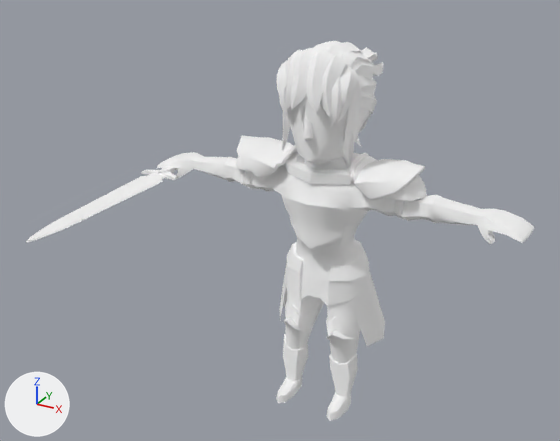
One commit to the glTF model godot/assets/models/warrior.glb: the scene before it, then after it.
Camera for both pictures: a 50 mm lens placed at (2.34, -4.95, 3.99), pointed at (-0.14, -0.44, 1.73). The axes (+X, +Y, +Z) are drawn at lower left. The lights are the same throughout. The picture after the commit comes second. Where no turn or scale is listed for an object, it has been applied to the vertices.

The first picture shows 'Face', 'ShoulderPad.L', 'ShoulderPad.R', 'Warrior_Body', 'Warrior_Sword'.
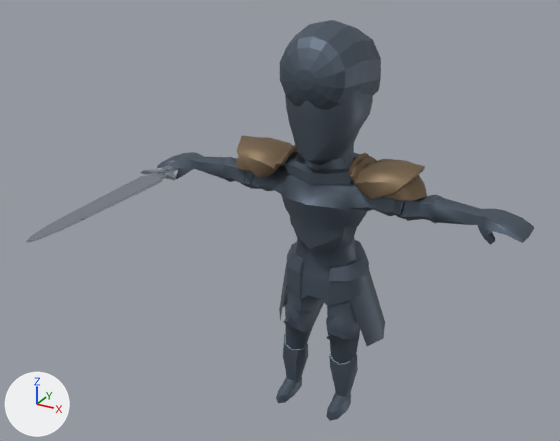
Boxes (x1, y1, x2, y2) around the edits, measured in the pictures (560 x 441 px):
'Warrior_Body', recoloured (white to greyish blue)
    both: (156, 100, 534, 421)
'Face', deleted
    before: (276, 41, 383, 163)
'Helmet2', added
    after: (280, 20, 381, 110)
'ShoulderPad.L', recoloured (white to brown)
    both: (349, 153, 427, 201)
'Warrior_Sword', recoloured (white to grey)
    both: (26, 165, 178, 242)
'ShoulderPad.R', recoloured (white to brown)
    both: (235, 135, 297, 178)

The change in detail:
Material 'Tarnished bronze' (mat_tarnished_bronze) is new.
Its base color is (0.23, 0.16, 0.095) (brown #846f57).
Its metallic is 0.6.
Its roughness is 0.55.
Material 'Blade steel' (mat_blade_steel) is new.
Its base color is (0.3, 0.34, 0.39) (grey #959ea8).
Its metallic is 0.8.
Its roughness is 0.55.
Material 'Night iron' (mat_night_iron) is new.
Its base color is (0.1, 0.13, 0.17) (greyish blue #596573).
Its metallic is 0.65.
Its roughness is 0.55.
me_ncl1_29_005 has 761 vertices, 1512 faces and spans x -1.52..1.52, y -0.32..0.61, z 0.0..2.89.
me_ncl1_29_005 no longer uses material mat_warrior_texture (white #ffffff).
me_ncl1_29_005 gains material mat_night_iron (greyish blue #596573).
me_ncl1_29_000 has 128 vertices, 248 faces and spans x -0.271..0.271, y -0.229..0.229, z -0.123..0.123.
me_ncl1_29_000 no longer uses material mat_warrior_texture (white #ffffff).
me_ncl1_29_000 gains material mat_tarnished_bronze (brown #846f57).
me_cylinder_001 has 452 vertices, 712 faces and spans x -0.16..0.16, y -1.72..0.3, z -0.05..0.05.
me_cylinder_001 no longer uses material mat_warrior_sword_texture (white #ffffff).
me_cylinder_001 gains material mat_blade_steel (grey #959ea8).
me_ncl1_29_001 has 128 vertices, 248 faces and spans x -0.271..0.271, y -0.229..0.229, z -0.123..0.123.
me_ncl1_29_001 no longer uses material mat_warrior_texture (white #ffffff).
me_ncl1_29_001 gains material mat_tarnished_bronze (brown #846f57).
Mesh me_sphere_000 is new.
It has 388 vertices, 772 faces and spans x -0.313..0.313, y -0.353..0.507, z -0.339..0.339.
It uses material mat_night_iron (greyish blue #596573).
Object 'Face' (ob_face) is deleted.
Object 'Helmet2' (ob_helmet2) is new; it shows me_sphere_000.
Its location is (-0.001, 0.003, 2.756).
